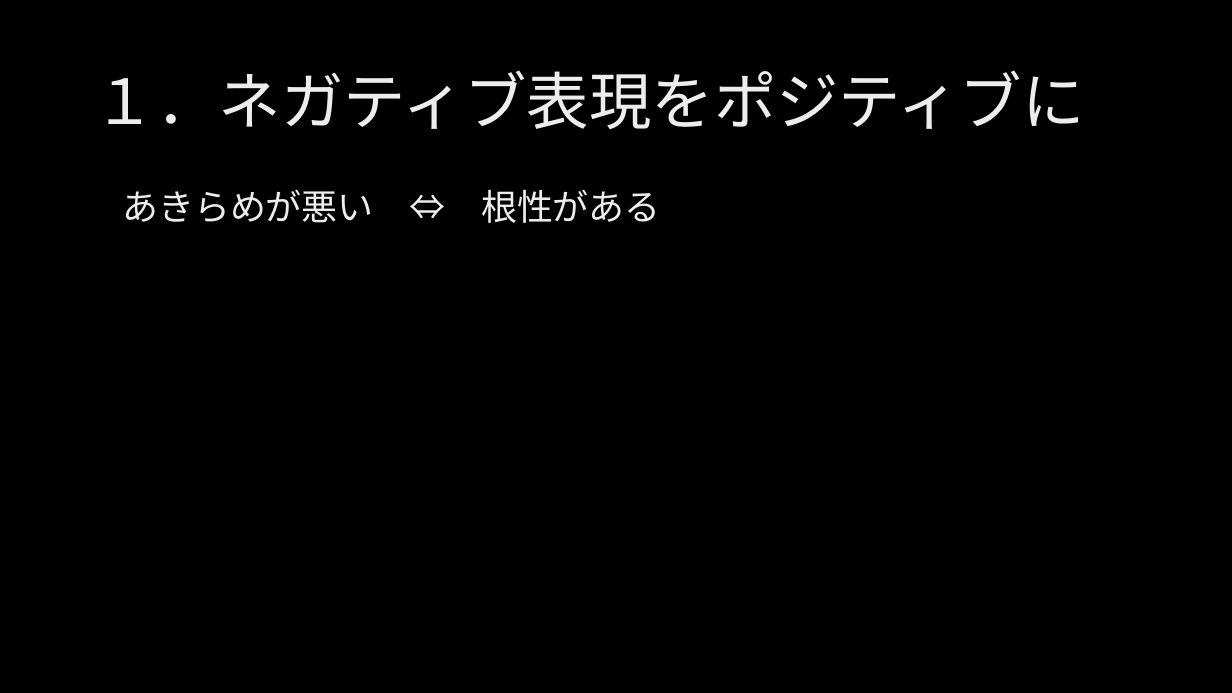
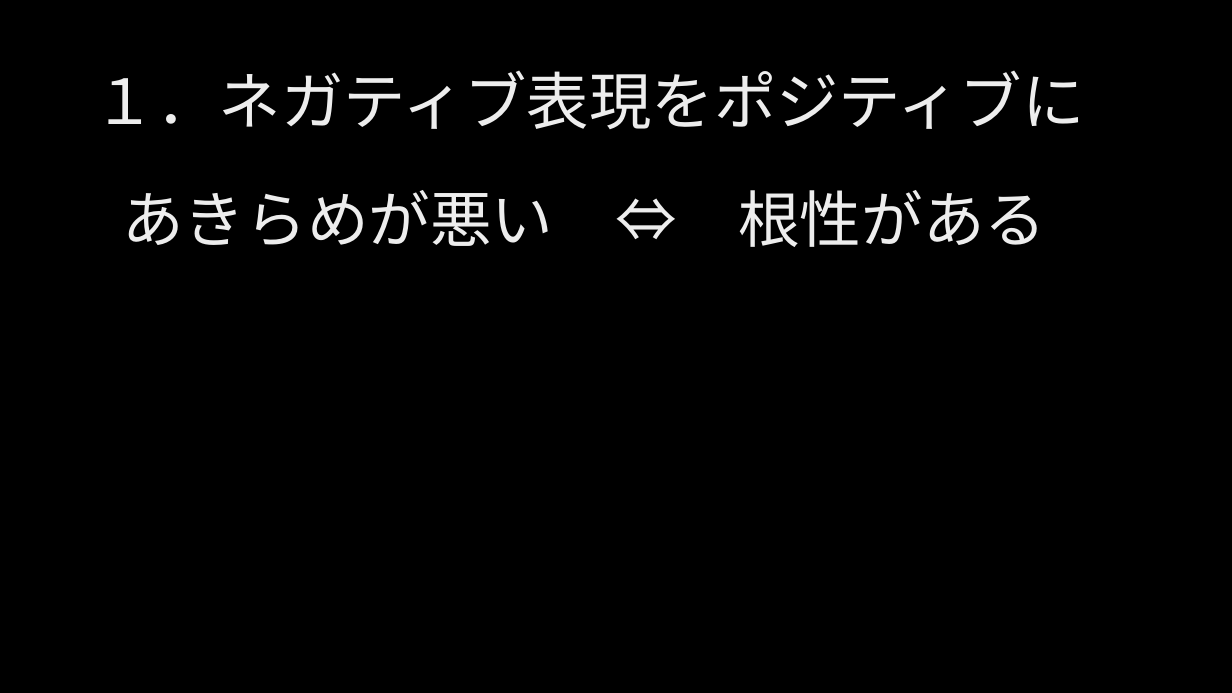
Before and after one commit to ljsdl/kmusubi, a slide deck: slide 12 of docs/999_学习资料汇总/実用日本語_20220514.pptx. Drawn at 1232x693 pixels with LibreOffice and Linux fonts; fonts in the diff are those of the drawing; background and template pictures are left out. Boxes give left, top, right and bottom in pixels: in the first picture for what was removed or moved away, otherwise in the second. Text is boxed around its words. In the diff, an @@ line names an element or a change of style, - is before the commit and + after.

```diff
--- a/docs/999_学习资料汇总/実用日本語_20220514.pptx
+++ b/docs/999_学习资料汇总/実用日本語_20220514.pptx
@@ text "あきらめが悪い ⇔ 根性がある" at (122,190,1046,247): size 28 to 48 pt @@
```
Also in this commit, not shown: 9 other slides changed.
